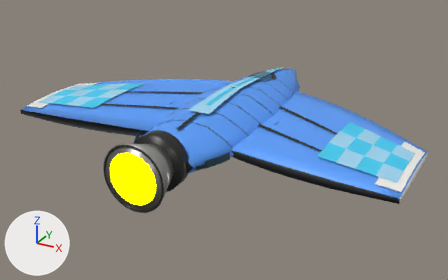
Two versions of the glTF model ThoriumGap_JS/models/Ship_ManraRay_190663.glb, one commit apart.
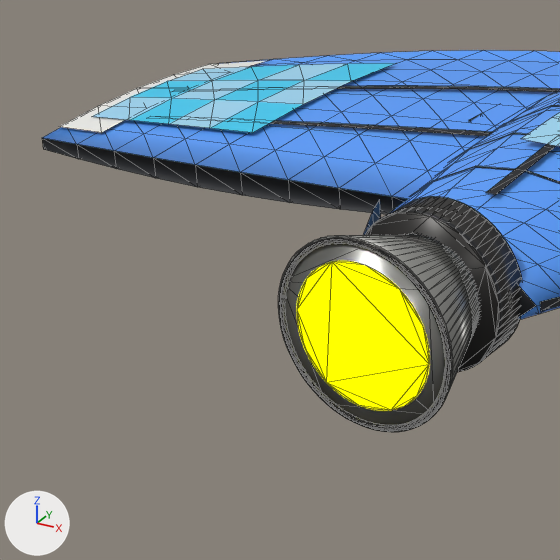
Each version appears first whole from a camera (50 mm lens) standing at (5.5, -10.68, 4.53) and looking at (-0.01, -0.67, -0.48), and next in a close-up on the part from 1% to 45% of the width and 22% to 92% of the height. Arrows for +X, +Y and +Z are at lower left; the lights stay in place. The older version's two pictures come first. The close-ups show mesh edges as thin lines. Where no turn or scale is listed for an object, it has been applied to the vertices.

Before the edit, the objects in view are built like this:
```python
ob_engineemitter = bpy.data.objects.new('EngineEmitter', me_engineemitter)
ob_engineemitter.location = (0.0, 0.0, 0.0)
ob_enginemount_aftcentraltailblock = bpy.data.objects.new('EngineMount_AftCentralTailBlock', me_enginemount_aftcentraltailblock_mesh)
ob_enginemount_aftcentraltailblock.location = (0.0, -2.932, 0.0)
ob_paintouterchecker_left_04_02_top = bpy.data.objects.new('PaintOuterChecker_Left_04_02_Top', me_paintouterchecker_left_04_02_top_mesh)
ob_paintouterchecker_left_04_02_top.location = (0.0, 0.0, 0.0)
# also in view: 'PaintOuterChecker_Left_04_01_Top' at (-3.55, -1.68, 0.09); 'WingPanelLine_Left_PrimaryRayBone_Top' at (-2.02, -0.5, 0.14); 'WingTipTrim_Left_HardCutOuterPlate_Top' at (-3.64, -1.19, 0.07); 'PaintOuterChecker_Left_02_02_Top' at (-2.87, -1.06, 0.15); 'PaintOuterChecker_Left_03_02_Top' at (-3.21, -1.16, 0.13)
```
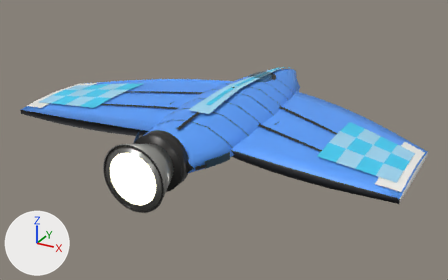
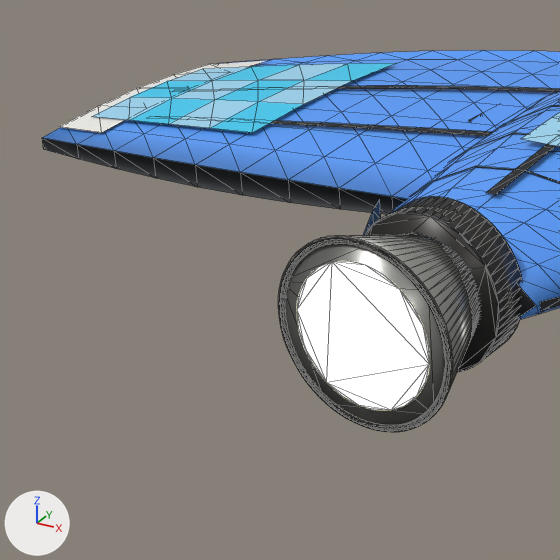
The change in detail:
In material 'EngineGlow' (mat_engineglow), emission_color goes from (1.0, 1.0, 0.0) (yellow #ffff00) to (0.62, 0.57, 0.4) (beige #cec7aa).

Where the change shows, as pixel boxes [x1, y1, x2, y2] in the close-ups (560 x 560 px):
'EngineEmitter', recoloured (yellow to beige)
    both: [297, 261, 429, 410]
